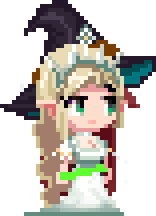
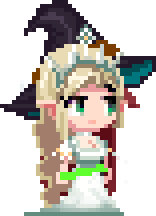
Layers edited between the first and the second 156×216 image:
renamed "Layer 1" to "Head", painted on it over [72, 164, 76, 168]
removed layer "Back" from group "0" over [72, 164, 76, 168]
